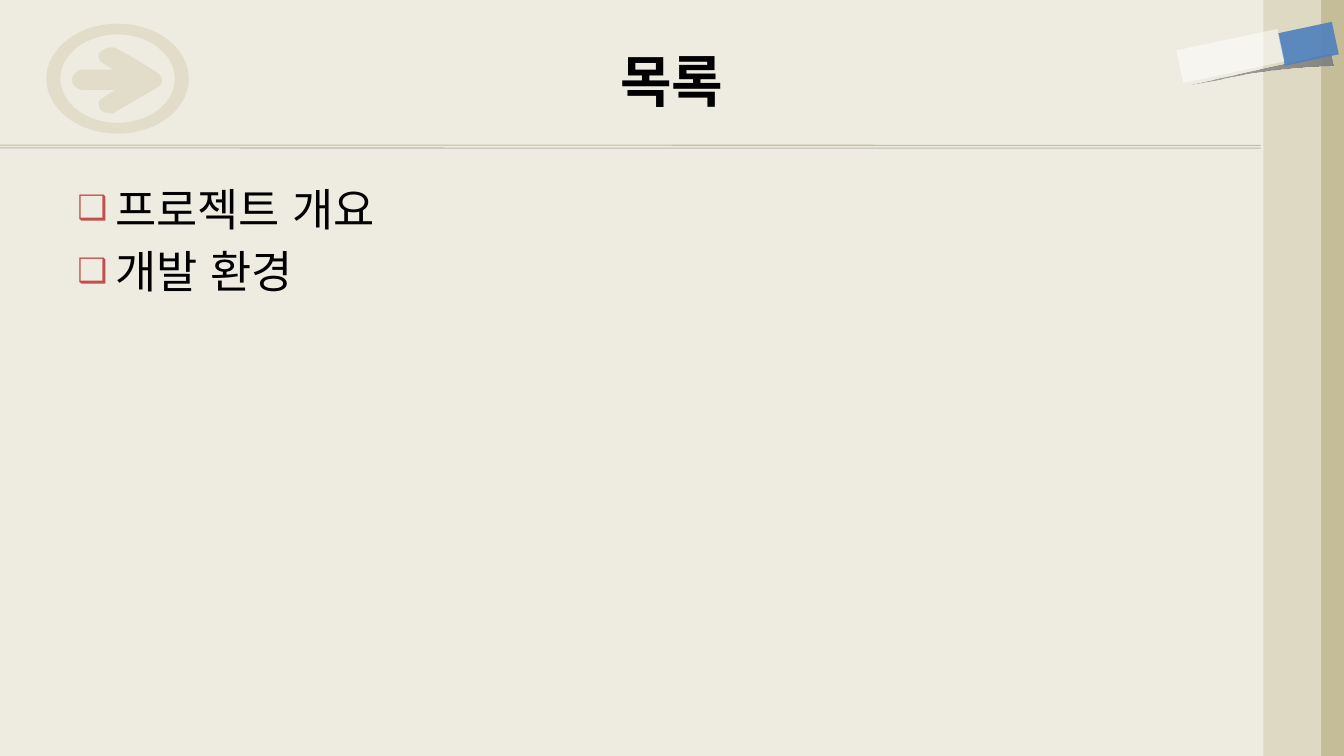
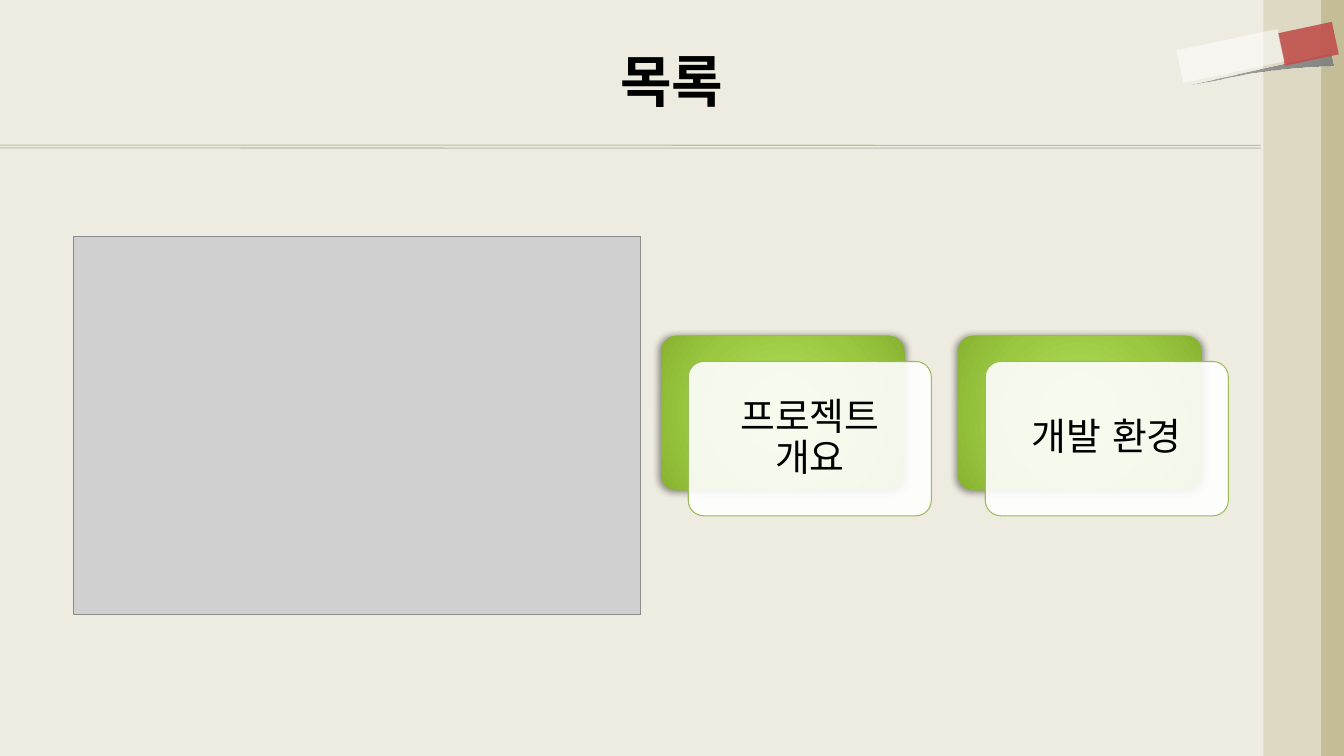
Before and after one commit to isekaipudding/To_Do_List_with_Java, a slide deck: slide 2 of To-Do 목록 프로그램(기획서).pptx. Drawn at 1344x756 pixels with LibreOffice and Linux fonts; fonts in the diff are those of the drawing; grey boxes stand for pictures. Boxes give left, top, right and bottom in pixels: in the first picture for what was removed or moved away, otherwise in the second. Text is boxed around its words. In the diff, an @@ line names an element or a change of style, - is before the commit and + after.

```diff
--- a/To-Do 목록 프로그램(기획서).pptx
+++ b/To-Do 목록 프로그램(기획서).pptx
@@ freeform shape removed at [46,23,189,133] @@
@@ rectangle at [1278,22,1339,66]: fill #4F81BD at 90% opacity to #C0504D at 90% opacity @@
@@ freeform shape removed at [72,47,162,114] @@
@@ text removed at [115,189,375,292] @@
-❑ 프로젝트 개요
-❑ 개발 환경
@@ picture added at [74,237,641,615] @@
@@ group added at [661,336,1229,516]: 4 rounded rectangles, 2 texts @@
+프로젝트 개요
+개발 환경
```
Also in this commit, not shown: 2 slides added, 19 other files.
